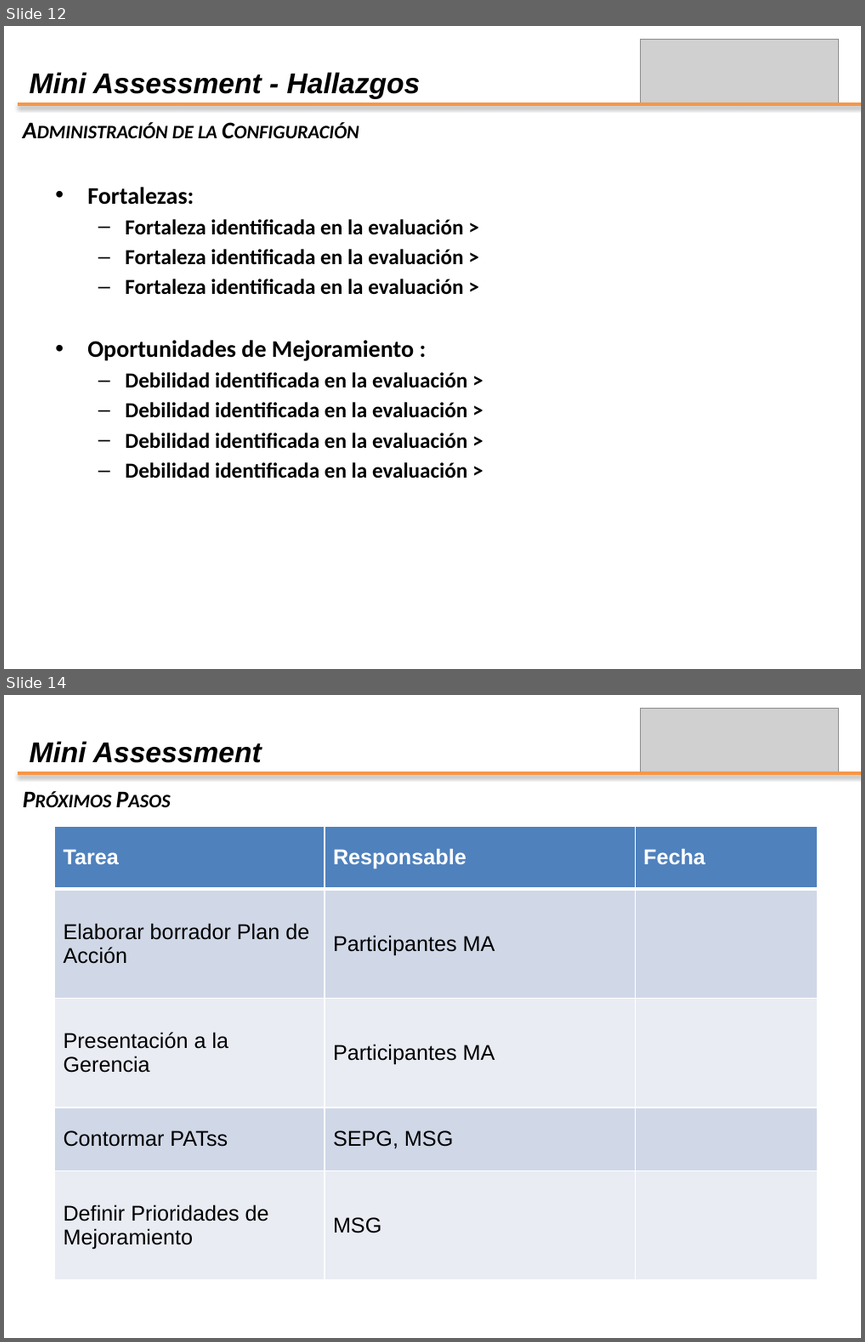
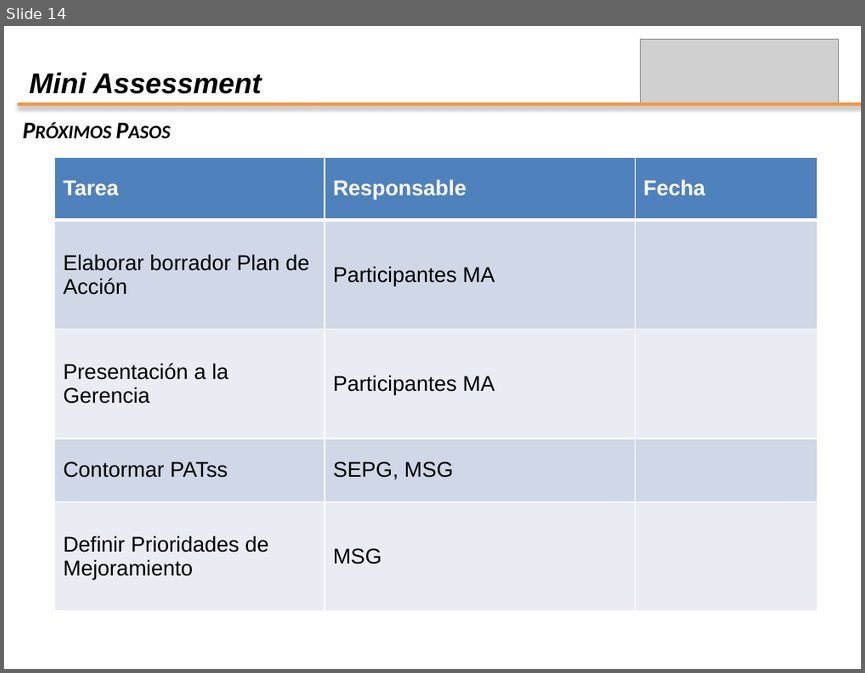
Before and after one commit to leseroth/ingenium-managment, a slide deck: CSOF5104 Mejoramiento de Procesos de Software/Taller 2/Taller2-Presentacion-Ingenium.pptx. Shown one above the other, each under a label of ours: slides 12 and 14 before the commit, slide 14 after it; the slides between them are not shown. The pictures are 865x1342 and 865x673 pixels, drawn with LibreOffice and Linux fonts; fonts in the diff are those of the drawing; grey boxes stand for pictures. Boxes give left, top, right and bottom in pixels: in the first picture for what was removed or moved away, otherwise in the second. Text is boxed around its words. In the diff, an @@ line names an element or a change of style, - is before the commit and + after.

```diff
--- a/CSOF5104 Mejoramiento de Procesos de Software/Taller 2/Taller2-Presentacion-Ingenium.pptx
+++ b/CSOF5104 Mejoramiento de Procesos de Software/Taller 2/Taller2-Presentacion-Ingenium.pptx
@@ slide 12 removed at bbox=[4, 26, 861, 669], background #FFFFFF @@
@@ picture removed at bbox=[640, 40, 839, 107] @@
@@ text removed at bbox=[30, 72, 420, 99] @@
-Mini Assessment - Hallazgos
@@ line removed from (18, 104) to (861, 104) @@
@@ text removed at bbox=[172, 125, 217, 138] @@
-Administración de la Configuración
@@ text removed at bbox=[87, 187, 467, 478] @@
-• Fortalezas:
-  – Fortaleza identificada en la evaluación >
-  – Fortaleza identificada en la evaluación >
-  – Fortaleza identificada en la evaluación >
-• Oportunidades de Mejoramiento :
-  – Debilidad identificada en la evaluación >
-  – Debilidad identificada en la evaluación >
-  – Debilidad identificada en la evaluación >
-  – Debilidad identificada en la evaluación >
```
Also in this commit, not shown: 3 slides changed, 1 slide added.
